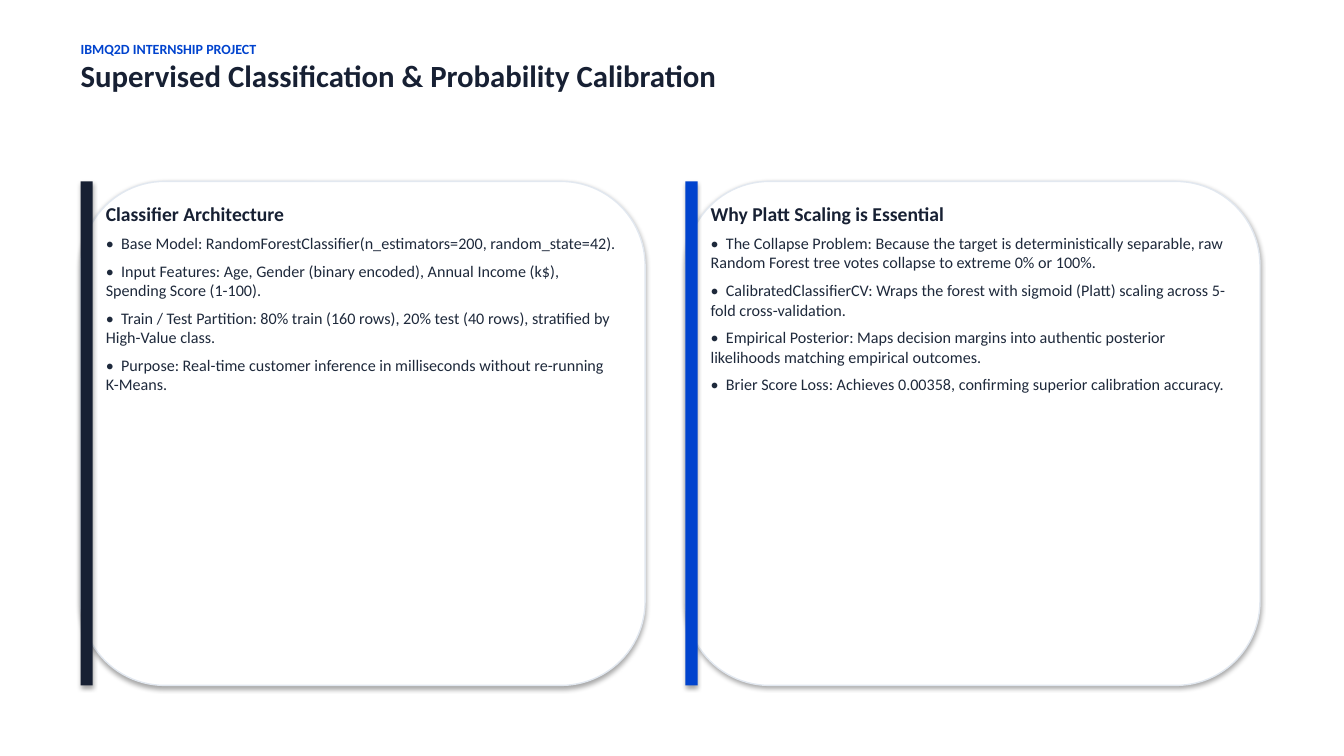
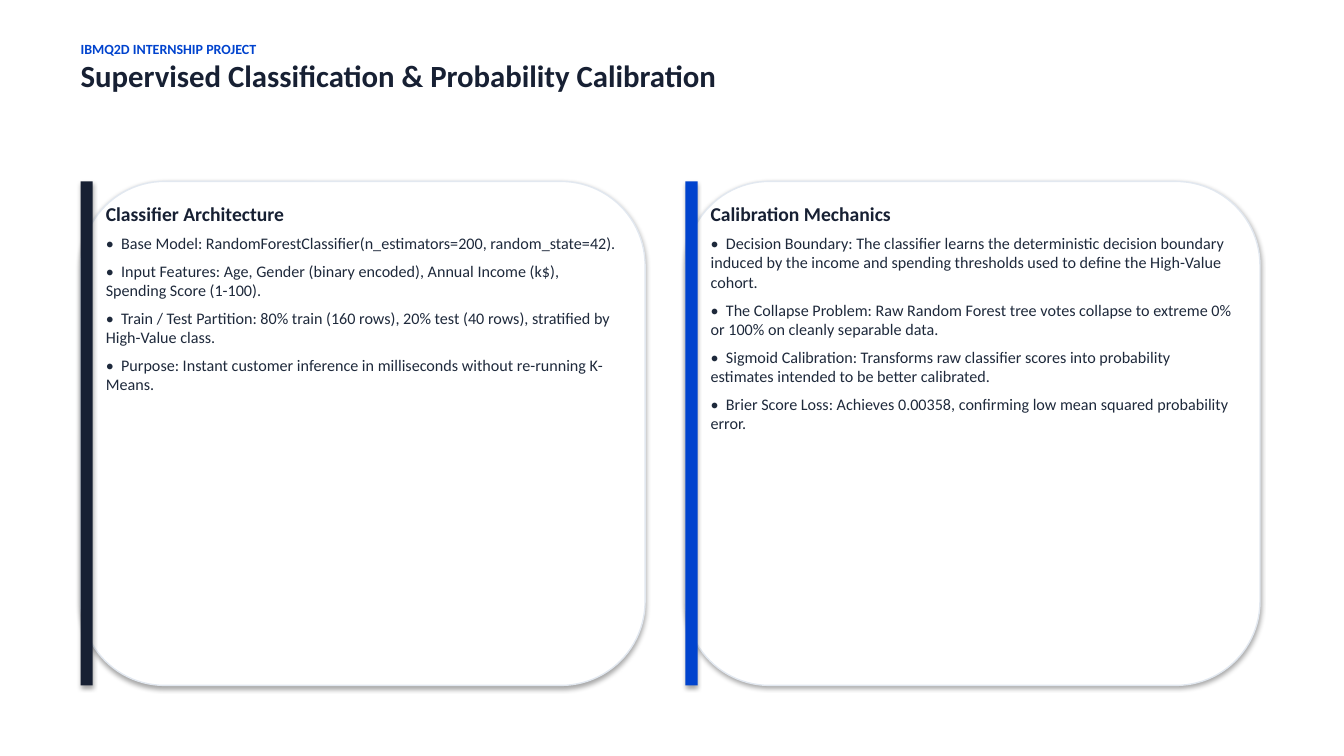
Before and after one commit to karthikeyangullipalli/IBM_Q2D_MultiSegmentCustomerRetailAnalysis, a slide deck: slide 10 of docs/presentation.pptx. Drawn at 1344x756 pixels with LibreOffice and Linux fonts; fonts in the diff are those of the drawing. Boxes give left, top, right and bottom in pixels: in the first picture for what was removed or moved away, otherwise in the second. Text is boxed around its words. In the diff, an @@ line names an element or a change of style, - is before the commit and + after.

```diff
--- a/docs/presentation.pptx
+++ b/docs/presentation.pptx
@@ text at [711,207,1231,429]: text changed @@
-Why Platt Scaling is Essential
-• The Collapse Problem: Because the target is deterministically separable, raw Random Forest tree votes collapse to extreme 0% or 100%.
-• CalibratedClassifierCV: Wraps the forest with sigmoid (Platt) scaling across 5-fold cross-validation.
-• Empirical Posterior: Maps decision margins into authentic posterior likelihoods matching empirical outcomes.
-• Brier Score Loss: Achieves 0.00358, confirming superior calibration accuracy.
+Calibration Mechanics
+• Decision Boundary: The classifier learns the deterministic decision boundary induced by the income and spending thresholds used to define the High-Value cohort.
+• The Collapse Problem: Raw Random Forest tree votes collapse to extreme 0% or 100% on cleanly separable data.
+• Sigmoid Calibration: Transforms raw classifier scores into probability estimates intended to be better calibrated.
+• Brier Score Loss: Achieves 0.00358, confirming low mean squared probability error.
@@ text at [106,360,603,390]: text changed @@
-• Purpose: Real-time customer inference in milliseconds without re-running K-Means.
+• Purpose: Instant customer inference in milliseconds without re-running K-Means.
```
Also in this commit, not shown: 9 other slides changed, 12 other files.
